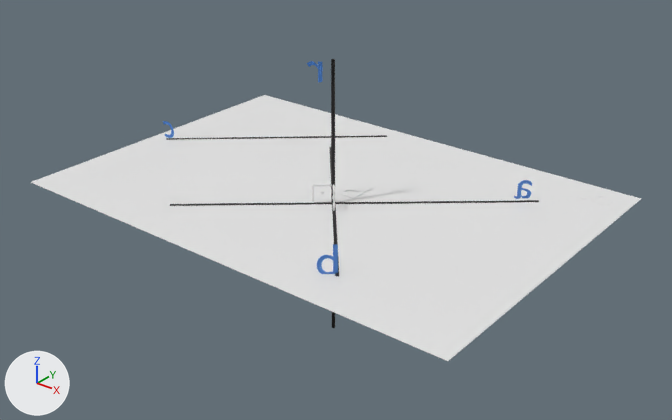
Before and after pictures for a commit that changed the glTF model client/public/assets/models/ob2.3_reta_e_plano_perpendiculares.glb.
Both versions are drawn from a 50 mm camera at (1.501, -1.868, 1.088) aimed at (0.037, -0.038, -0.047). Lighting does not change. The marker at lower left points along +X, +Y and +Z. Where no turn or scale is listed for an object, it has been applied to the vertices.

Objects in the first picture: 'Cylinder-reta-C_Cylinder', 'letraA_Text', 'letraB_Text', 'letraC_Text', 'letraR_Text', 'letra_ALFA_IndexedFaceSet', 'plano_Box', 'pontoP_Text', 'reta_Cylinder', 'reta_c0_Cylinder'.
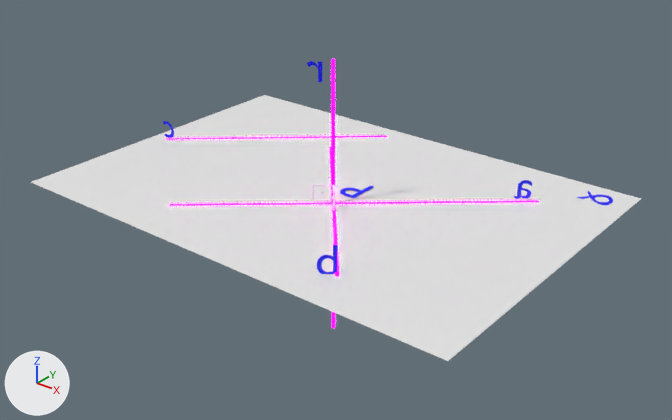
What changed in the scene script:
```text
Change mat_black:
    mat_black.base_color: (0.0, 0.0, 0.0) -> (235.0, 0.0, 224.0)  # black #000000 -> pink #ff00ff
Change mat_blue:
    mat_blue.base_color: (0.0612, 0.212, 0.624) -> (0.0, 0.0, 1.0)  # blue #467fcf -> blue #0000ff
Change me_letra_alfa_indexedfaceset_008:
    where me_letra_alfa_indexedfaceset_008.from_pydata(...)  # 120 vertices, 240 faces; spans x -0.0491..0.0388, y -0.0301..0.0319, z -0.0007..0.0007
    add me_letra_alfa_indexedfaceset_008.materials.append(mat_blue)  # blue #0000ff
Change me_pontop_text:
    where me_pontop_text.from_pydata(...)  # 56 vertices, 56 faces; spans x -0.0301..0.0301, y -0.0477..0.0477, z 0.0
    add me_pontop_text.materials.append(mat_blue)  # blue #0000ff
```

What differs and where, as boxes (x1, y1, x2, y2) in the pictures (672 x 420 px):
'Cylinder-reta-A_Cylinder', recoloured (grey to pink)
    both: (170, 200, 539, 206)
'reta_c0_Cylinder', recoloured (grey to pink)
    both: (166, 135, 387, 140)
'letraB_Text', recoloured
    both: (317, 244, 338, 274)
'reta_Cylinder', recoloured (grey to pink)
    both: (329, 147, 339, 276)
'letraA_Text', recoloured
    both: (514, 180, 532, 199)
'letra_ALFA_IndexedFaceSet', recoloured
    both: (577, 191, 613, 205)
'pontoP_Text', recoloured
    both: (340, 186, 373, 198)
'letraR_Text', recoloured
    both: (307, 61, 322, 82)
'letraC_Text', recoloured
    both: (163, 121, 174, 138)
